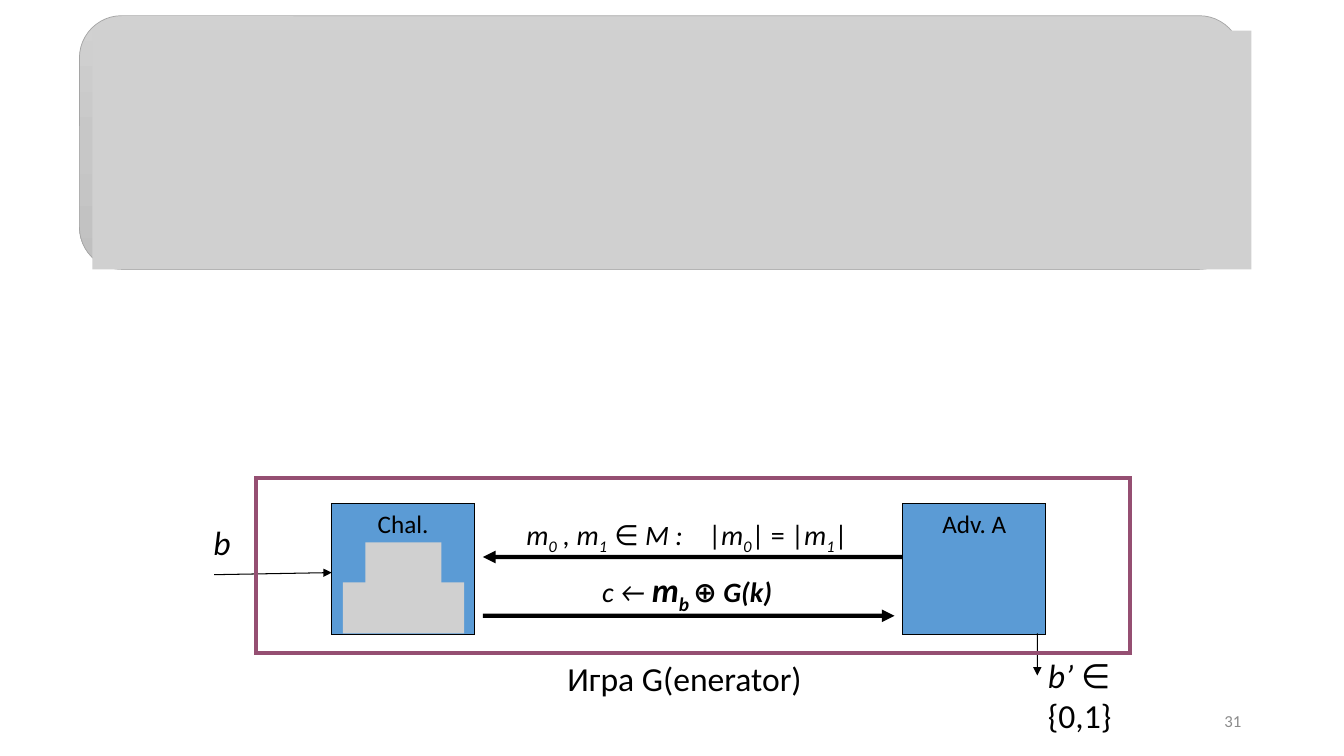
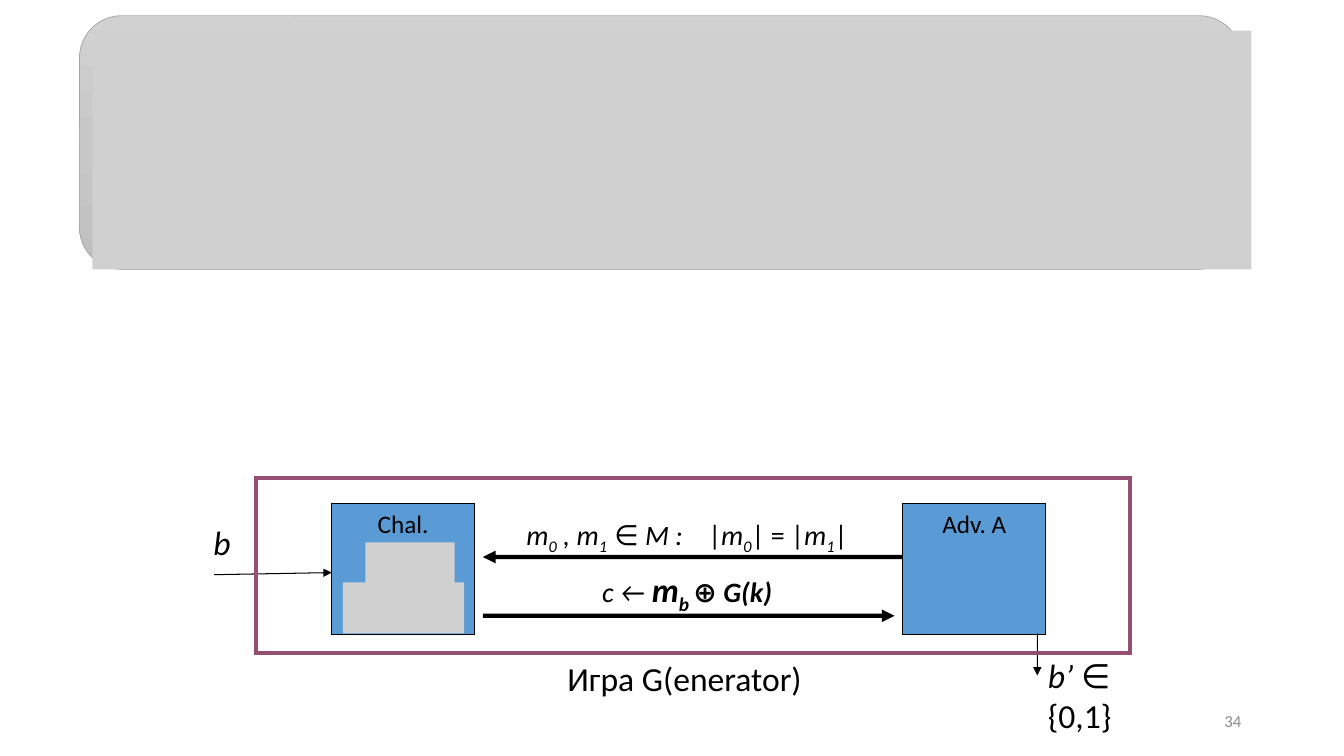
Before and after one commit to CryptoCourse/CryptoLectures, a slide deck: slide 34 of Lectures/Lecture2.pptx (slide 31 before the commit). Drawn at 1344x756 pixels with LibreOffice and Linux fonts; fonts in the diff are those of the drawing; grey boxes stand for pictures. Boxes give left, top, right and bottom in pixels: in the first picture for what was removed or moved away, otherwise in the second. Text is boxed around its words. In the diff, an @@ line names an element or a change of style, - is before the commit and + after.

```diff
--- a/Lectures/Lecture2.pptx
+++ b/Lectures/Lecture2.pptx
@@ picture resized from (x1=365, y1=542, x2=441, y2=594) to (x1=365, y1=542, x2=455, y2=594) @@
@@ page number at (x1=1224, y1=716, x2=1241, y2=727): text changed @@
-31
+34
```
Also in this commit, not shown: 4 other slides changed, 3 slides added, 2 other files.
